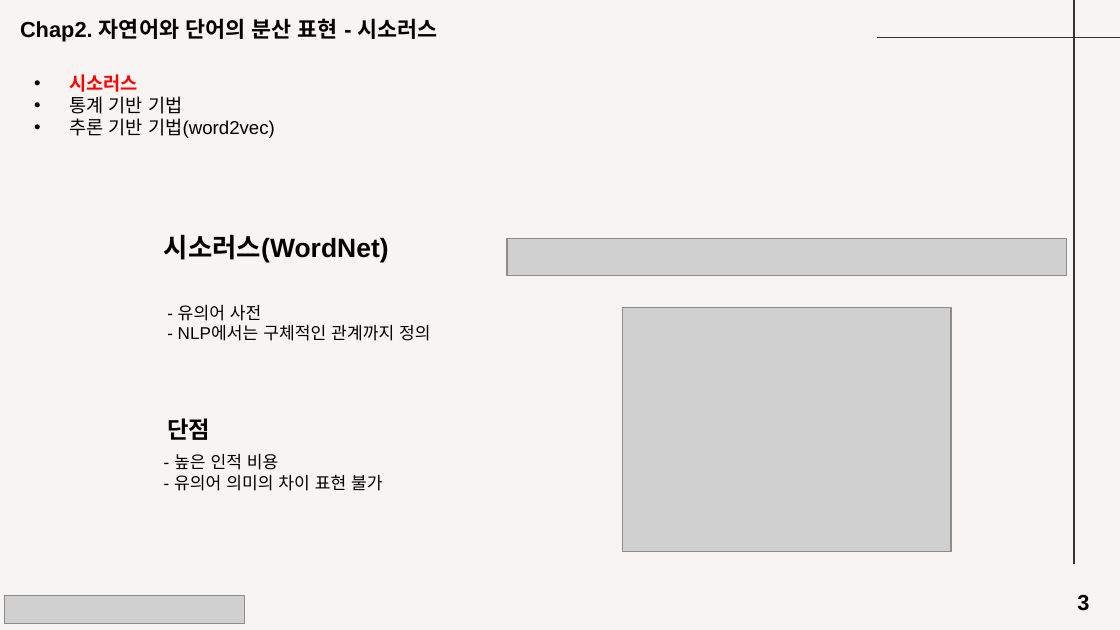
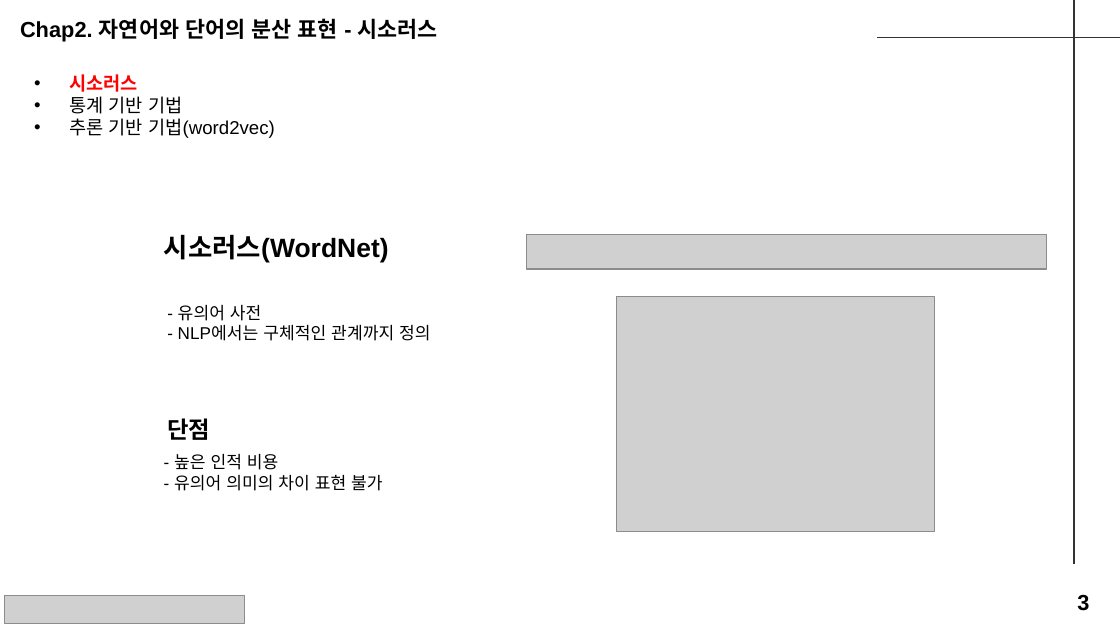
Before and after one commit to seungdeng/Deep-Learning-from-Scratch, a slide deck: slide 3 of study/발표자료/20250220_밑딥2_이승건_chap234발표자료.pptx. Drawn at 1120x630 pixels with LibreOffice and Linux fonts; fonts in the diff are those of the drawing; grey boxes stand for pictures. Boxes give left, top, right and bottom in pixels: in the first picture for what was removed or moved away, otherwise in the second. Text is boxed around its words. In the diff, an @@ line names an element or a change of style, - is before the commit and + after.

```diff
--- a/study/발표자료/20250220_밑딥2_이승건_chap234발표자료.pptx
+++ b/study/발표자료/20250220_밑딥2_이승건_chap234발표자료.pptx
@@ background #F7F4F1 to #FFFFFF @@
@@ picture: place and size @@
-picture at box(507, 239, 1066, 276)
+picture at box(526, 234, 1046, 269)
@@ picture: place and size @@
-picture at box(623, 308, 952, 551)
+picture at box(617, 297, 934, 532)
```
Also in this commit, not shown: 11 other slides changed, 7 slides added, 6 slides removed, 2 other files.
